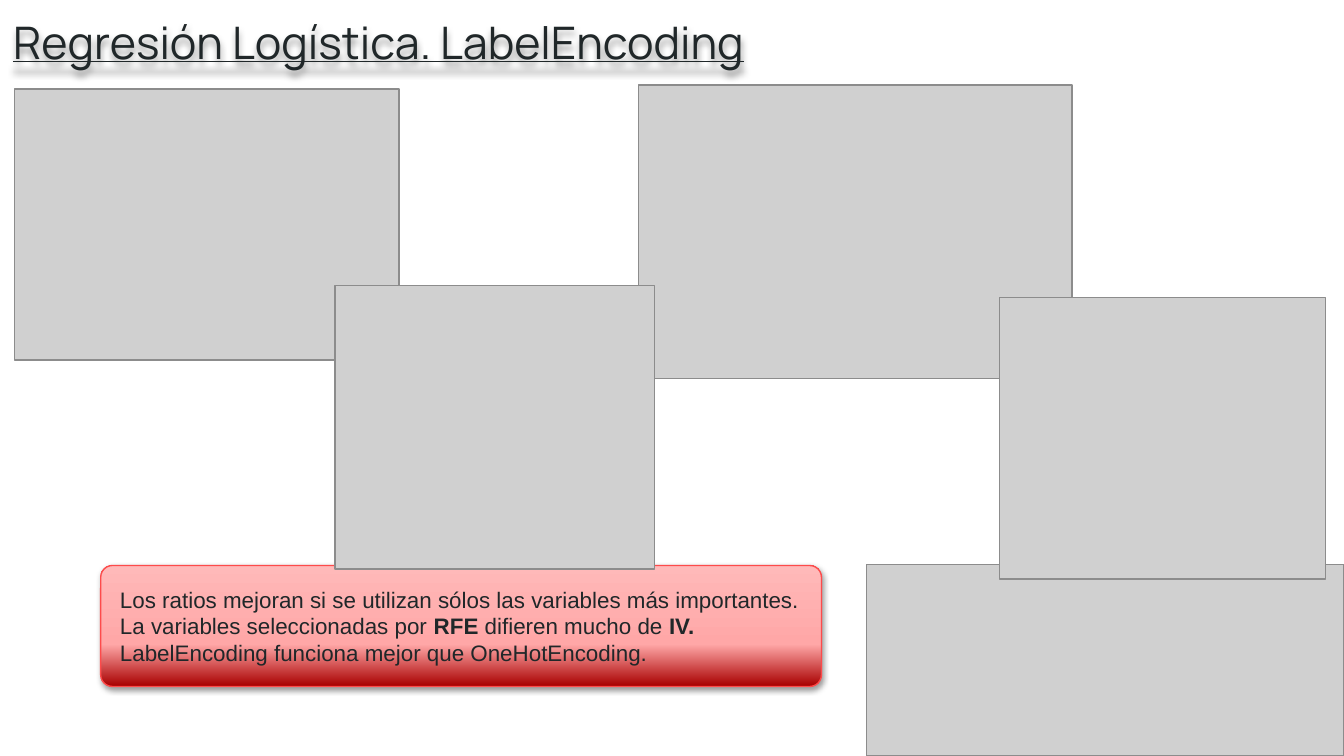
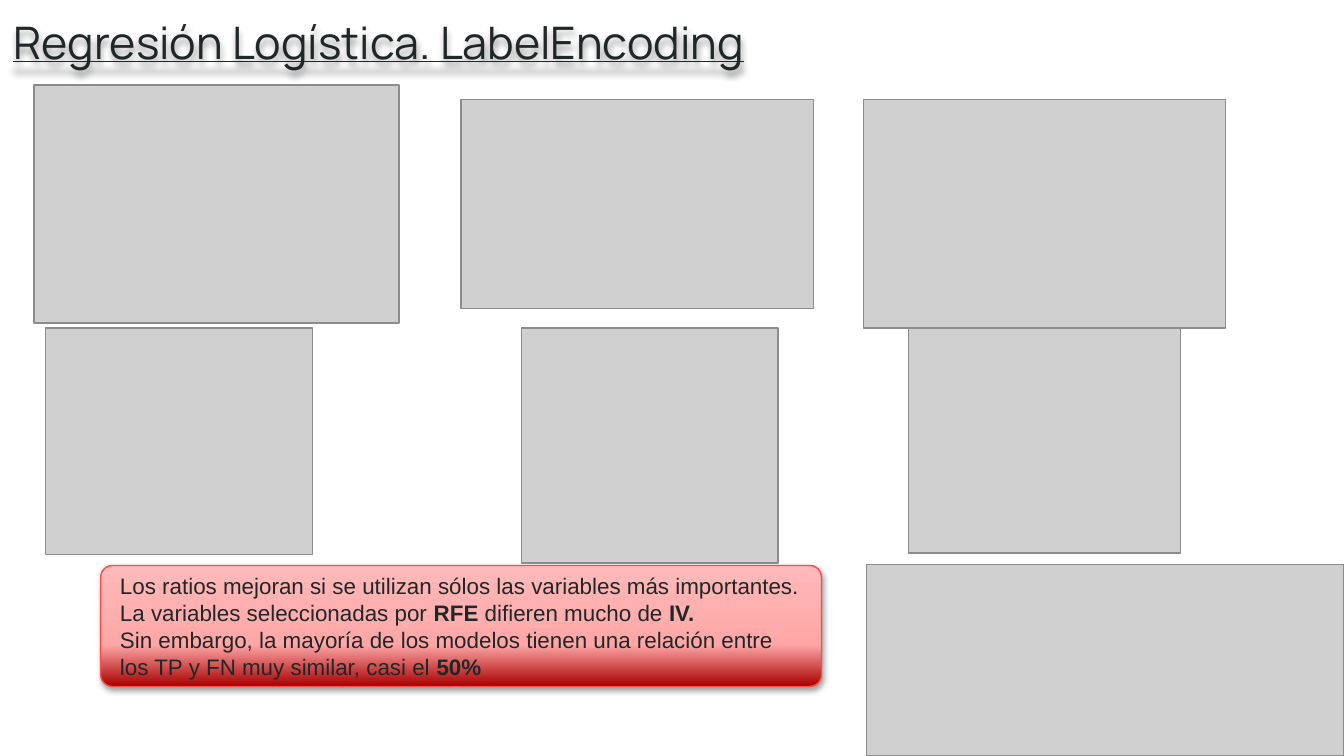
Before and after one commit to jazzphoenix/icemd_bigdata, a slide deck: slide 29 of presentation/Modulo 5_99905.pptx. Drawn at 1344x756 pixels with LibreOffice and Linux fonts; fonts in the diff are those of the drawing; grey boxes stand for pictures. Boxes give left, top, right and bottom in pixels: in the first picture for what was removed or moved away, otherwise in the second. Text is boxed around its words. In the diff, an @@ line names an element or a change of style, - is before the commit and + after.

```diff
--- a/presentation/Modulo 5_99905.pptx
+++ b/presentation/Modulo 5_99905.pptx
@@ picture: place and size @@
-picture at [15,89,399,360]
+picture at [34,85,399,323]
@@ picture removed at [638,85,1073,379] @@
@@ picture added at [461,99,813,308] @@
@@ picture added at [863,99,1224,328] @@
@@ picture removed at [335,285,655,569] @@
@@ picture removed at [1000,297,1325,578] @@
@@ picture added at [46,328,313,554] @@
@@ picture added at [521,328,778,563] @@
@@ picture added at [909,328,1181,552] @@
@@ rounded rectangle "Los ratios mejoran si se ..." at [101,566,821,687]: shadow changed @@
@@ text in rounded rectangle at [120,631,772,680]: text changed @@
-LabelEncoding funciona mejor que OneHotEncoding.
+Sin embargo, la mayoría de los modelos tienen una relación entre los TP y FN muy similar, casi el 50%
```
Also in this commit, not shown: 26 other slides changed, 9 slides added, 11 slides removed, 5 other files.
